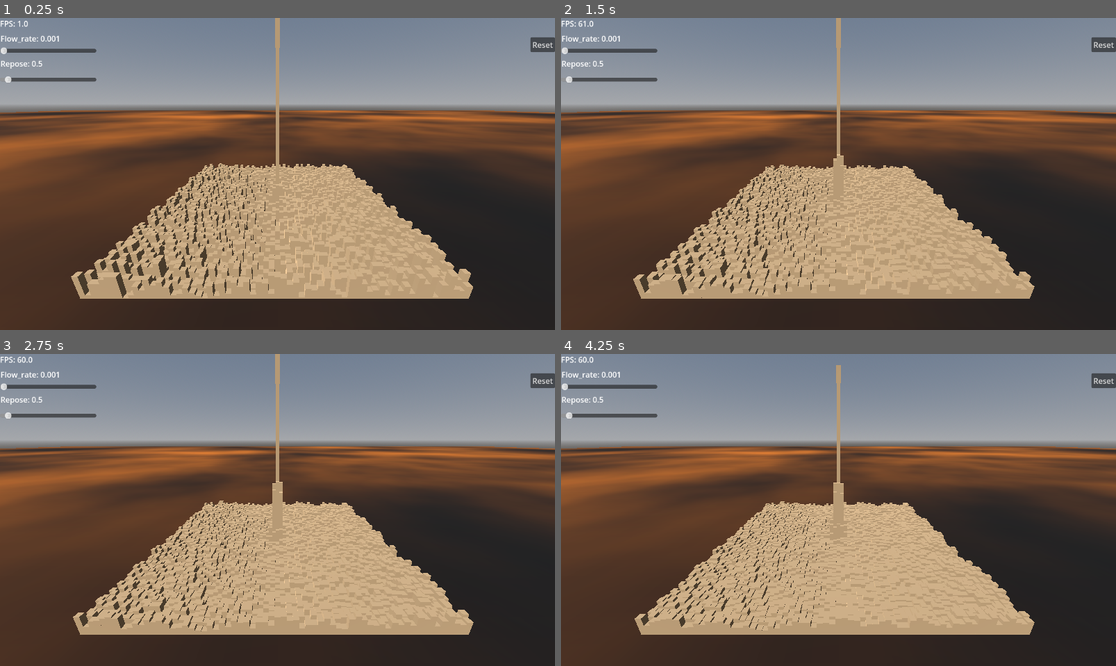
Above: before the commit, frames 1-4 (two rows, left to right).
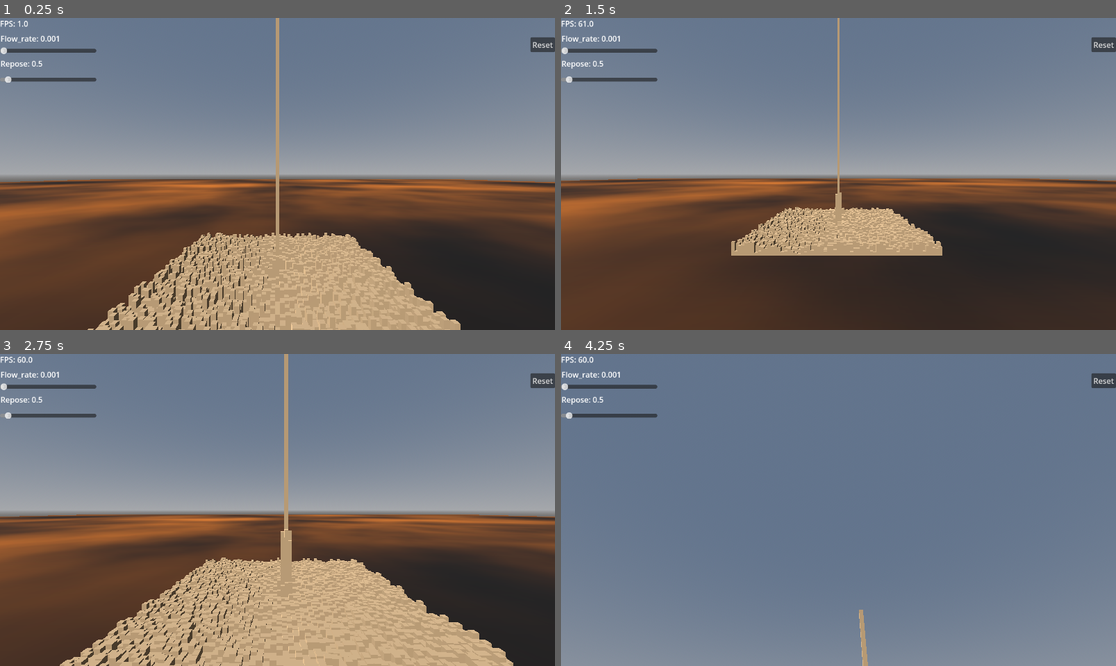
Above: after the commit, the same moments.

Repository: learnb/shovel-sim
Game: Godot game, scene res://test_room.tscn
The game is run twice, just before and just after one commit, with the same random seed, the same clock (stepped at 60 frames per second) and the same inputs.
Inputs:
- Up to frame 1 (0.25 s): no input
- Up to frame 2 (1.5 s): hold S (camera_backward, bound only after the commit) 0.53-1.28 s; tap Q (camera_down, bound only after the commit) at 0.8, 1.35 s
- Up to frame 3 (2.75 s): tap W (camera_forward, bound only after the commit) at 1.55 s; hold W (camera_forward, bound only after the commit) from 2.03 s (still down); tap A (camera_left, bound only after the commit) at 2.3 s
- Up to frame 4 (4.25 s): release W (camera_forward, bound only after the commit) at 2.78 s; tap A (camera_left, bound only after the commit) at 2.85 s; tap K (camera_look_down, bound only after the commit) at 3.05 s; hold K (camera_look_down, bound only after the commit) from 3.53 s (still down); tap J (camera_look_up, bound only after the commit) at 3.8 s

The runs differ from the first frame. In frame 1, 68% of the frame differs, in the area x 0-100%, y 0-100%; in frame 2, 63%; in frame 3, 66%; in frame 4, 93%.

Commit message:
add camera controls

Diff:
--- a/shovel-sim/project.godot
+++ b/shovel-sim/project.godot
@@ -15,6 +15,59 @@
 config/features=PackedStringArray("4.5", "GL Compatibility")
 config/icon="res://icon.svg"
 
+[input]
+
+camera_forward={
+"deadzone": 0.2,
+"events": [Object(InputEventKey,"resource_local_to_scene":false,"resource_name":"","device":-1,"window_id":0,"alt_pressed":false,"shift_pressed":false,"ctrl_pressed":false,"meta_pressed":false,"pressed":false,"keycode":0,"physical_keycode":87,"key_label":0,"unicode":119,"location":0,"echo":false,"script":null)
+]
+}
+camera_backward={
+"deadzone": 0.2,
+"events": [Object(InputEventKey,"resource_local_to_scene":false,"resource_name":"","device":-1,"window_id":0,"alt_pressed":false,"shift_pressed":false,"ctrl_pressed":false,"meta_pressed":false,"pressed":false,"keycode":0,"physical_keycode":83,"key_label":0,"unicode":115,"location":0,"echo":false,"script":null)
+]
+}
+camera_left={
+"deadzone": 0.2,
+"events": [Object(InputEventKey,"resource_local_to_scene":false,"resource_name":"","device":-1,"window_id":0,"alt_pressed":false,"shift_pressed":false,"ctrl_pressed":false,"meta_pressed":false,"pressed":false,"keycode":0,"physical_keycode":65,"key_label":0,"unicode":97,"location":0,"echo":false,"script":null)
+]
+}
+camera_right={
+"deadzone": 0.2,
+"events": [Object(InputEventKey,"resource_local_to_scene":false,"resource_name":"","device":-1,"window_id":0,"alt_pressed":false,"shift_pressed":false,"ctrl_pressed":false,"meta_pressed":false,"pressed":false,"keycode":0,"physical_keycode":68,"key_label":0,"unicode":100,"location":0,"echo":false,"script":null)
+]
+}
+camera_up={
+"deadzone": 0.2,
+"events": [Object(InputEventKey,"resource_local_to_scene":false,"resource_name":"","device":-1,"window_id":0,"alt_pressed":false,"shift_pressed":false,"ctrl_pressed":false,"meta_pressed":false,"pressed":false,"keycode":0,"physical_keycode":69,"key_label":0,"unicode":101,"location":0,"echo":false,"script":null)
+]
+}
+camera_down={
+"deadzone": 0.2,
+"events": [Object(InputEventKey,"resource_local_to_scene":false,"resource_name":"","device":-1,"window_id":0,"alt_pressed":false,"shift_pressed":false,"ctrl_pressed":false,"meta_pressed":false,"pressed":false,"keycode":0,"physical_keycode":81,"key_label":0,"unicode":113,"location":0,"echo":false,"script":null)
+]
+}
+camera_turn_left={
+"deadzone": 0.2,
+"events": [Object(InputEventKey,"resource_local_to_scene":false,"resource_name":"","device":-1,"window_id":0,"alt_pressed":false,"shift_pressed":false,"ctrl_pressed":false,"meta_pressed":false,"pressed":false,"keycode":0,"physical_keycode":72,"key_label":0,"unicode":104,"location":0,"echo":false,"script":null)
+]
+}
+camera_turn_right={
+"deadzone": 0.2,
+"events": [Object(InputEventKey,"resource_local_to_scene":false,"resource_name":"","device":-1,"window_id":0,"alt_pressed":false,"shift_pressed":false,"ctrl_pressed":false,"meta_pressed":false,"pressed":false,"keycode":0,"physical_keycode":76,"key_label":0,"unicode":108,"location":0,"echo":false,"script":null)
+]
+}
+camera_look_up={
+"deadzone": 0.2,
+"events": [Object(InputEventKey,"resource_local_to_scene":false,"resource_name":"","device":-1,"window_id":0,"alt_pressed":false,"shift_pressed":false,"ctrl_pressed":false,"meta_pressed":false,"pressed":false,"keycode":0,"physical_keycode":74,"key_label":0,"unicode":106,"location":0,"echo":false,"script":null)
+]
+}
+camera_look_down={
+"deadzone": 0.2,
+"events": [Object(InputEventKey,"resource_local_to_scene":false,"resource_name":"","device":-1,"window_id":0,"alt_pressed":false,"shift_pressed":false,"ctrl_pressed":false,"meta_pressed":false,"pressed":false,"keycode":0,"physical_keycode":75,"key_label":0,"unicode":107,"location":0,"echo":false,"script":null)
+]
+}
+
 [rendering]
 
 renderer/rendering_method="gl_compatibility"
--- /dev/null
+++ b/shovel-sim/simple_kbd_camera.gd
@@ -0,0 +1,50 @@
+extends Camera3D
+
+# Speed variables for camera movement and rotation
+@export var move_speed: float = 5.0
+@export var look_speed: float = 2.0
+
+# Variables to store the current rotation
+var yaw: float = 0.0
+var pitch: float = 0.0
+
+func _process(delta: float) -> void:
+	var direction = Vector3.ZERO
+
+	# Handle movement inputs
+	if Input.is_action_pressed("camera_forward"):
+		direction += -transform.basis.z
+	if Input.is_action_pressed("camera_backward"):
+		direction += transform.basis.z
+	if Input.is_action_pressed("camera_left"):
+		direction += -transform.basis.x
+	if Input.is_action_pressed("camera_right"):
+		direction += transform.basis.x
+	if Input.is_action_pressed("camera_up"):
+		direction += transform.basis.y
+	if Input.is_action_pressed("camera_down"):
+		direction -= transform.basis.y
+
+	# Normalize direction vector
+	direction = direction.normalized()
+
+	# Move the camera
+	if direction.length() > 0:
+		position += direction * move_speed * delta
+
+	# Handle rotation inputs
+	if Input.is_action_pressed("camera_turn_left"):
+		yaw += look_speed * delta
+	if Input.is_action_pressed("camera_turn_right"):
+		yaw -= look_speed * delta
+
+	if Input.is_action_pressed("camera_look_up"):
+		pitch -= look_speed * delta
+	if Input.is_action_pressed("camera_look_down"):
+		pitch += look_speed * delta
+
+	# Clamp pitch to avoid gimbal lock
+	pitch = clamp(pitch, -89.0, 89.0)
+
+	# Apply rotation
+	rotation_degrees = Vector3(pitch, yaw, 0)
--- a/shovel-sim/test_room.tscn
+++ b/shovel-sim/test_room.tscn
@@ -1,5 +1,6 @@
-[gd_scene load_steps=12 format=3 uid="uid://d34otekrxqrl3"]
+[gd_scene load_steps=13 format=3 uid="uid://d34otekrxqrl3"]
 
+[ext_resource type="Script" uid="uid://cdrevlh26qtly" path="res://simple_kbd_camera.gd" id="1_arrdh"]
 [ext_resource type="PackedScene" uid="uid://cy1acr0mcykai" path="res://granular_sim.tscn" id="2_oqbmf"]
 [ext_resource type="Script" uid="uid://w3fc7rhwk1ux" path="res://debug_ui.gd" id="3_arrdh"]
 
@@ -47,6 +48,9 @@
 
 [node name="Camera3D" type="Camera3D" parent="."]
 transform = Transform3D(1, 0, 0, 0, 0.9454333, 0.3258157, 0, -0.3258157, 0.9454333, 0, 30.410698, 88.46835)
+script = ExtResource("1_arrdh")
+move_speed = 50.0
+look_speed = 70.0
 
 [node name="WorldEnvironment" type="WorldEnvironment" parent="."]
 environment = SubResource("Environment_arrdh")
Not shown, added: shovel-sim/simple_kbd_camera.gd.uid
